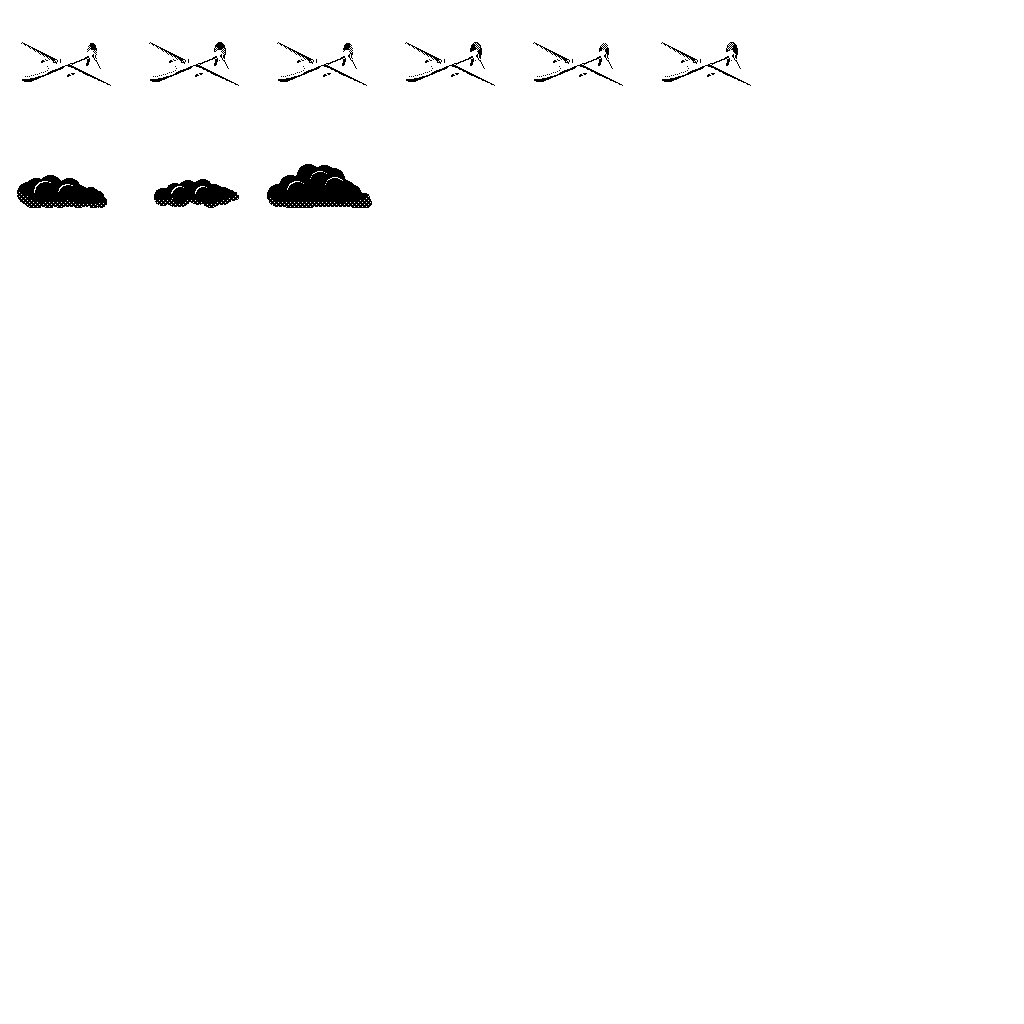
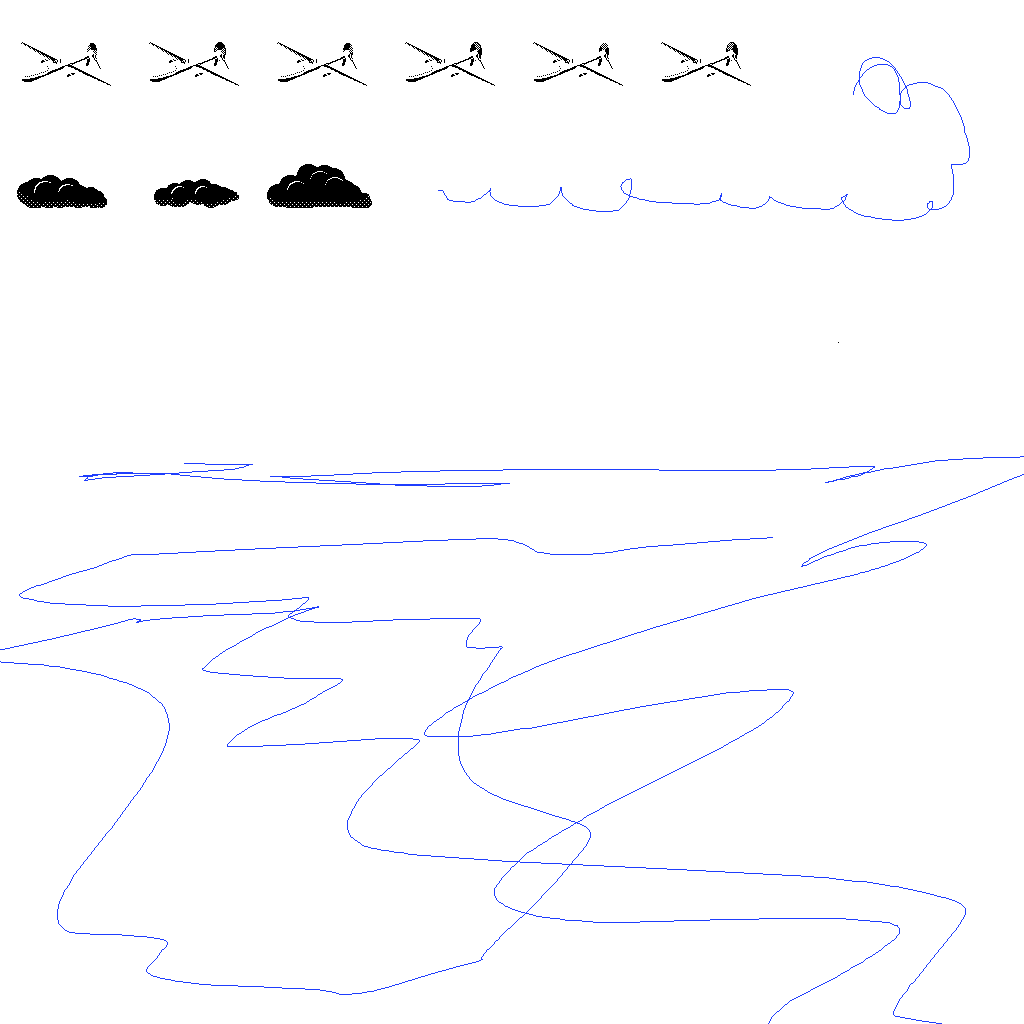
Revision of a layered 1024px x 1024px image; what changed, layer by layer:
added layer "Layer 14" above "Dirt" over [0, 57, 1024, 1024]
